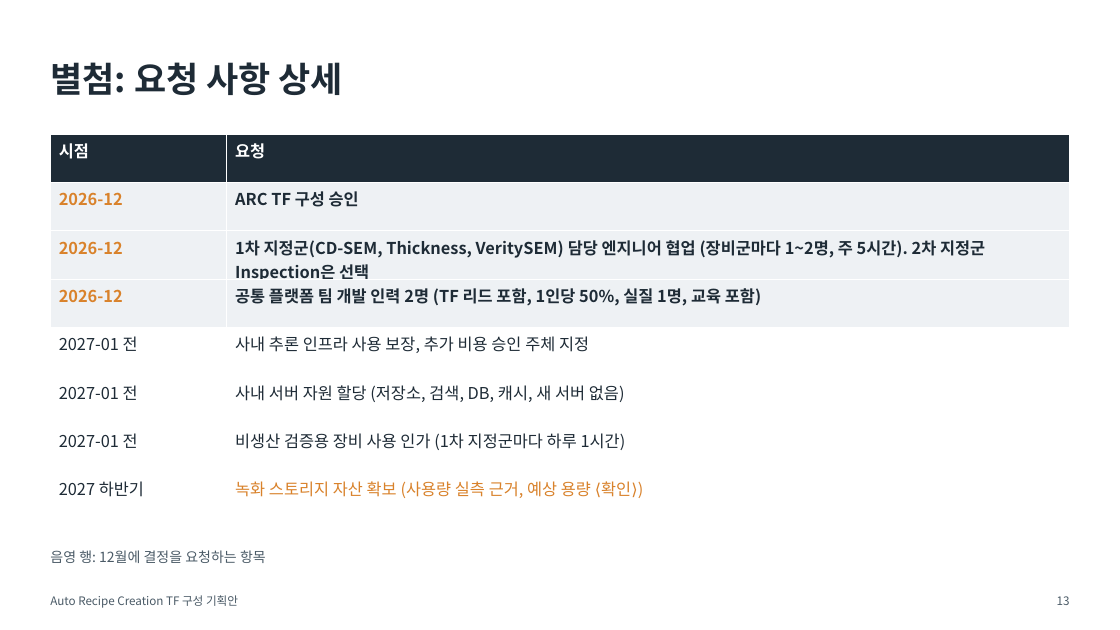
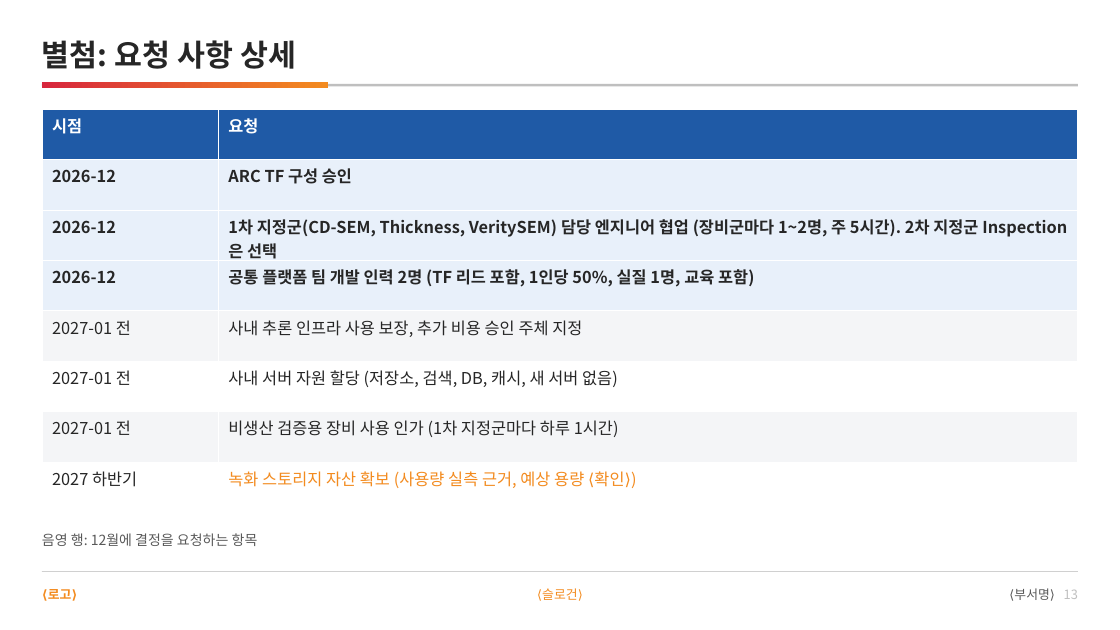
Before and after one commit to DarrenKoi/pm_notes, a slide deck: slide 13 of my-task/arc-tf/deliverables/arc-tf-proposal.pptx. Drawn at 1120x630 pixels with LibreOffice and Linux fonts; fonts in the diff are those of the drawing. Boxes give left, top, right and bottom in pixels: in the first picture for what was removed or moved away, otherwise in the second. Text is boxed around its words. In the diff, an @@ line names an element or a change of style, - is before the commit and + after.

```diff
--- a/my-task/arc-tf/deliverables/arc-tf-proposal.pptx
+++ b/my-task/arc-tf/deliverables/arc-tf-proposal.pptx
@@ text "별첨: 요청 사항 상세": place and size @@
-text "별첨: 요청 사항 상세" at box(50, 62, 343, 95)
+text "별첨: 요청 사항 상세" at box(42, 40, 296, 69)
@@ text "별첨: 요청 사항 상세" at box(42, 40, 296, 69): size 30 to 26 pt, text colour #1E2B36 to #262626 @@
@@ rectangle added at box(42, 84, 1078, 87), fill #BFBFBF @@
@@ rectangle added at box(42, 82, 328, 88), fill gradient #D7263D to #F38B1F @@
@@ table at box(42, 109, 1078, 513) @@
@@ fill #1E2B36 to #1F5AA6 in row 1 @@
@@ fill #EEF1F4 to #E8F0FA in 6 cells @@
@@ fill #FFFFFF to #F4F5F7 in 4 cells @@
@@ text colour #D9822B to #262626 in "2026-12", "2026-12", "2026-12" @@
@@ text colour #1E2B36 to #262626 in "ARC TF 구성 승인", "1차 지정군(CD-SEM, Thickness, VeritySEM) 담당 엔지니어 협업 ...", "공통 플랫폼 팀 개발 인력 2명 (TF ...", "2027-01 전" and 6 more places @@
@@ text colour #D9822B to #F38B1F in "녹화 스토리지 자산 확보 (사용량 실측 근거, ..." @@
@@ table: place and size @@
-table at box(50, 134, 1070, 521)
+table at box(42, 109, 1078, 513)
@@ text "음영 행: 12월에 결정을 요청하는 ...": place and size @@
-text "음영 행: 12월에 결정을 요청하는 ..." at box(50, 550, 266, 563)
+text "음영 행: 12월에 결정을 요청하는 ..." at box(42, 533, 258, 546)
@@ text "음영 행: 12월에 결정을 요청하는 ..." at box(42, 533, 258, 546): text colour #4A5A66 to #595959 @@
@@ rectangle added at box(42, 571, 1078, 572), fill #D0D0D0 @@
@@ text added at box(48, 589, 72, 599), 11 pt, text #F38B1F, bold @@
+⟨로고⟩
@@ text removed at box(50, 595, 238, 608) @@
-Auto Recipe Creation TF 구성 기획안
@@ text added at box(542, 588, 577, 600), 11 pt, text #F38B1F @@
+⟨슬로건⟩
@@ text added at box(1014, 588, 1078, 600), 11 pt, text #595959 @@
+⟨부서명⟩ 13
@@ text removed at box(1057, 596, 1070, 605) @@
-13
```
Also in this commit, not shown: 12 other slides changed, 2 other files.
